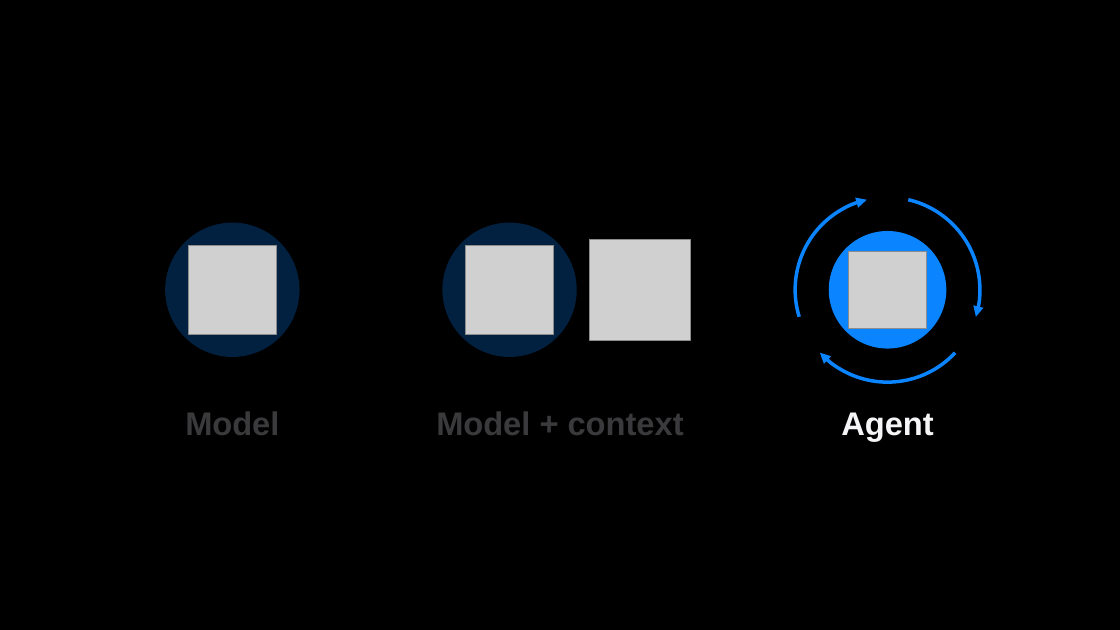
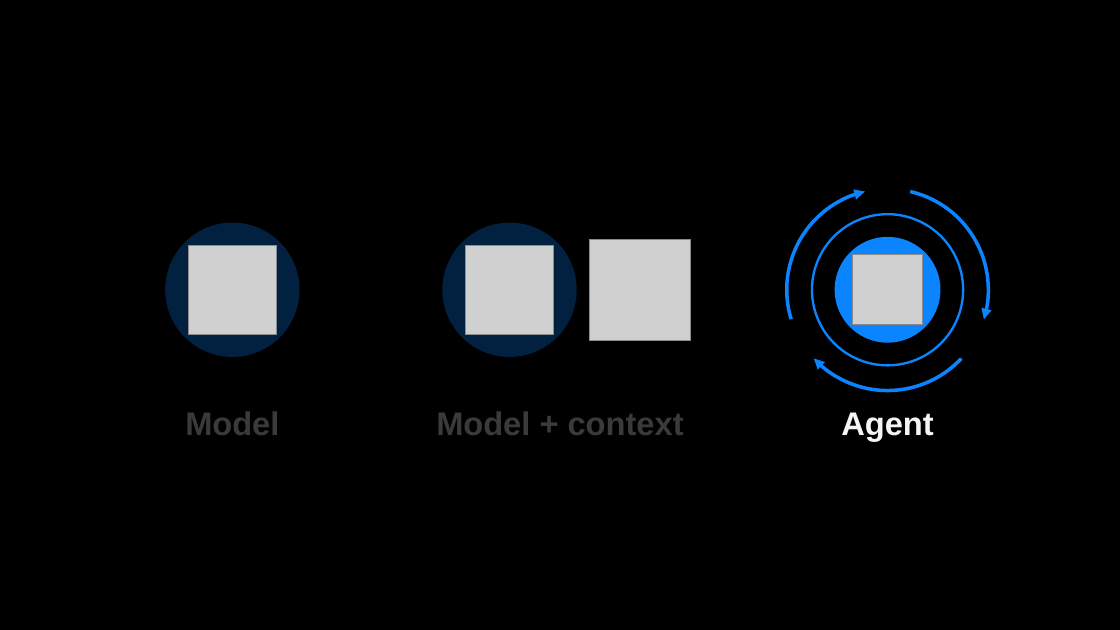
Before and after one commit to brunombatinica/qcor-2026, a slide deck: slide 13 of pptx/qcor-bruno-agents.pptx. Drawn at 1120x630 pixels with LibreOffice and Linux fonts; fonts in the diff are those of the drawing; grey boxes stand for pictures. Boxes give left, top, right and bottom in pixels: in the first picture for what was removed or moved away, otherwise in the second. Text is boxed around its words. In the diff, an @@ line names an element or a change of style, - is before the commit and + after.

```diff
--- a/pptx/qcor-bruno-agents.pptx
+++ b/pptx/qcor-bruno-agents.pptx
@@ arc (boxed as its full ellipse): place and size @@
-arc (boxed as its full ellipse) at [796, 197, 981, 382]
+arc (boxed as its full ellipse) at [787, 189, 989, 391]
@@ arc (boxed as its full ellipse): place and size @@
-arc (boxed as its full ellipse) at [796, 197, 981, 382]
+arc (boxed as its full ellipse) at [787, 189, 989, 391]
@@ arc (boxed as its full ellipse): place and size @@
-arc (boxed as its full ellipse) at [796, 197, 981, 382]
+arc (boxed as its full ellipse) at [787, 189, 989, 391]
@@ ellipse added at [812, 214, 964, 365], outline #0A84FF 2 pt @@
@@ ellipse: place and size @@
-ellipse at [829, 231, 947, 349]
+ellipse at [835, 237, 941, 343]
@@ picture: place and size @@
-picture at [849, 251, 926, 329]
+picture at [853, 255, 923, 324]
```
Also in this commit, not shown: 14 other slides changed, 6 slides added, 3 slides removed, 5 other files.
